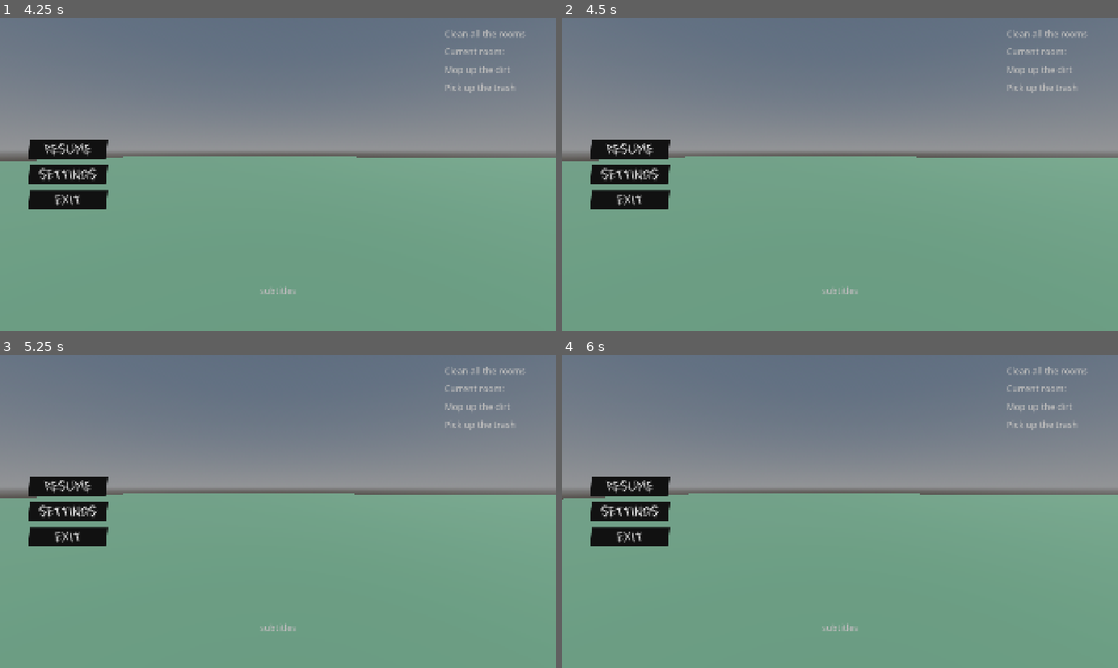
Above: before the commit, frames 1-4 (two rows, left to right).
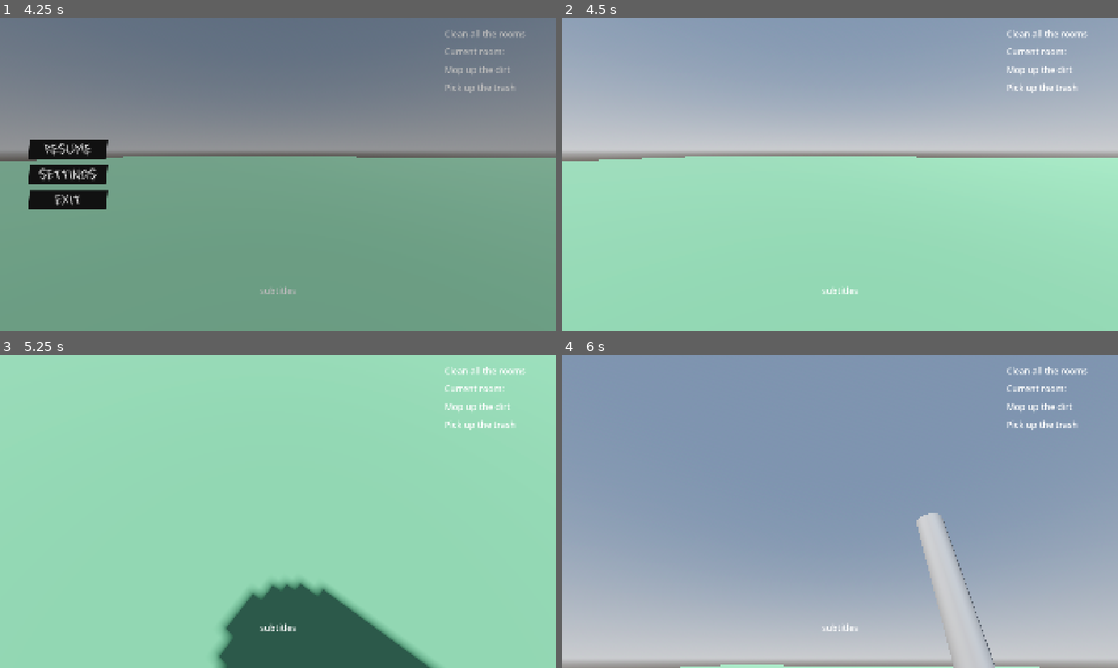
Above: after the commit, the same moments.

Repository: jajszu/Game-Off-2025
Game: Godot game, scene res://Scenes/map.tscn
Two runs of this game, one before a commit and one after it. Both use one fixed random seed, a clock stepped at 60 frames per second and the inputs below.
Inputs (mouse positions are in pixels of both pictures, inside the frame that each line leads up to):
- Up to frame 1 (4.25 s): tap Enter at 0.5 s; move the mouse to (305, 174) at 0.52 s; hold G (drop_item) 0.53-1.28 s; hold W (move_up) from 0.53 s (still down); tap Space (jump) at 0.77, 1.52, 3.02, 3.77 s; move the mouse to (250, 174) at 1.27 s; tap E (interact) at 1.35, 2.85 s; move the mouse to (289, 168) at 2.02 s; hold G (drop_item) 2.03-2.78 s; move the mouse to (272, 180) at 2.77 s; move the mouse to (316, 177) at 3.52 s; hold G (drop_item) from 3.53 s (still down); tap Escape (ui_cancel) at 4.15 s
- Up to frame 2 (4.5 s): release W (move_up) at 4.25 s; release G (drop_item) at 4.25 s; click "Resume" at 4.25 s
- Up to frame 3 (5.25 s): click (66, 511) at 5 s, where only the run before the commit has a clickable "Settings"
- Up to frame 4 (6 s): move the mouse to (673, 464) at 5.77 s; hold A (move_left) from 5.78 s (still down); tap E (interact) at 5.85 s

Frame 1 is identical in both runs. In frame 2, 100% of the frame differs, in the area x 0-100%, y 0-100%; in frame 3, 100%; in frame 4, 100%.

Commit message:
pause menu

Diff:
--- a/Scenes/player.tscn
+++ b/Scenes/player.tscn
@@ -1,8 +1,10 @@
-[gd_scene load_steps=6 format=3 uid="uid://xtuwmeio0bmf"]
+[gd_scene load_steps=8 format=3 uid="uid://xtuwmeio0bmf"]
 
 [ext_resource type="Script" uid="uid://dddqpo44lgkij" path="res://Scripts/player.gd" id="1_v0iea"]
 [ext_resource type="Script" uid="uid://do5of5w1c0soj" path="res://Scripts/inventory.gd" id="2_cvnsp"]
 [ext_resource type="Theme" uid="uid://bh1sqvwywqmho" path="res://main_theme.tres" id="3_6t5aa"]
+[ext_resource type="Script" uid="uid://cdke75jdun61f" path="res://Scripts/pause_menu.gd" id="4_vgqql"]
+[ext_resource type="PackedScene" uid="uid://bodebpdwwrnk2" path="res://Scenes/settings_menu.tscn" id="5_fkybt"]
 
 [sub_resource type="CapsuleMesh" id="CapsuleMesh_f60y1"]
 
@@ -109,7 +111,6 @@
 text = "Pick up the trash"
 
 [node name="PauseMenu" type="Control" parent="."]
-visible = false
 layout_mode = 3
 anchors_preset = 15
 anchor_right = 1.0
@@ -117,6 +118,7 @@
 grow_horizontal = 2
 grow_vertical = 2
 theme = ExtResource("3_6t5aa")
+script = ExtResource("4_vgqql")
 
 [node name="ColorRect" type="ColorRect" parent="PauseMenu"]
 layout_mode = 1
@@ -128,7 +130,7 @@
 mouse_filter = 2
 color = Color(0, 0, 0, 0.27450982)
 
-[node name="VBoxContainer" type="VBoxContainer" parent="PauseMenu"]
+[node name="ButtonsContainer" type="VBoxContainer" parent="PauseMenu"]
 layout_mode = 1
 anchors_preset = 4
 anchor_top = 0.5
@@ -139,14 +141,21 @@
 offset_bottom = 120.5
 grow_vertical = 2
 
-[node name="ResumeButton" type="Button" parent="PauseMenu/VBoxContainer"]
+[node name="ResumeButton" type="Button" parent="PauseMenu/ButtonsContainer"]
 layout_mode = 2
 text = "Resume"
 
-[node name="SettingsButton" type="Button" parent="PauseMenu/VBoxContainer"]
+[node name="SettingsButton" type="Button" parent="PauseMenu/ButtonsContainer"]
 layout_mode = 2
 text = "Settings"
 
-[node name="ExitButton" type="Button" parent="PauseMenu/VBoxContainer"]
+[node name="ExitButton" type="Button" parent="PauseMenu/ButtonsContainer"]
 layout_mode = 2
 text = "Exit"
+
+[node name="SettingsMenu" parent="PauseMenu" instance=ExtResource("5_fkybt")]
+layout_mode = 1
+
+[connection signal="pressed" from="PauseMenu/ButtonsContainer/ResumeButton" to="PauseMenu" method="_on_resume_button_pressed"]
+[connection signal="pressed" from="PauseMenu/ButtonsContainer/SettingsButton" to="PauseMenu" method="_on_settings_button_pressed"]
+[connection signal="pressed" from="PauseMenu/ButtonsContainer/ExitButton" to="PauseMenu" method="_on_exit_button_pressed"]
--- /dev/null
+++ b/Scenes/settings_menu.tscn
@@ -0,0 +1,83 @@
+[gd_scene load_steps=3 format=3 uid="uid://bodebpdwwrnk2"]
+
+[ext_resource type="Theme" uid="uid://bh1sqvwywqmho" path="res://main_theme.tres" id="1_icv2g"]
+[ext_resource type="Script" uid="uid://40ga8bd7oyjk" path="res://Scripts/settings_menu.gd" id="2_8ef0u"]
+
+[node name="SettingsMenu" type="Control"]
+layout_mode = 3
+anchors_preset = 15
+anchor_right = 1.0
+anchor_bottom = 1.0
+grow_horizontal = 2
+grow_vertical = 2
+mouse_filter = 2
+theme = ExtResource("1_icv2g")
+script = ExtResource("2_8ef0u")
+
+[node name="VBoxContainer" type="VBoxContainer" parent="."]
+layout_mode = 1
+anchors_preset = 8
+anchor_left = 0.5
+anchor_top = 0.5
+anchor_right = 0.5
+anchor_bottom = 0.5
+offset_left = -404.25
+offset_top = -52.0
+offset_right = 404.25
+offset_bottom = 52.0
+grow_horizontal = 2
+grow_vertical = 2
+
+[node name="HBoxContainer" type="HBoxContainer" parent="VBoxContainer"]
+layout_mode = 2
+size_flags_vertical = 4
+
+[node name="VolumeLabel" type="Label" parent="VBoxContainer/HBoxContainer"]
+layout_mode = 2
+text = "Volume"
+
+[node name="VolumeSlider" type="HSlider" parent="VBoxContainer/HBoxContainer"]
+custom_minimum_size = Vector2(400, 0)
+layout_mode = 2
+size_flags_horizontal = 10
+size_flags_vertical = 4
+max_value = 1.0
+step = 0.01
+value = 1.0
+
+[node name="HBoxContainer2" type="HBoxContainer" parent="VBoxContainer"]
+layout_mode = 2
+size_flags_vertical = 4
+
+[node name="SensLabel" type="Label" parent="VBoxContainer/HBoxContainer2"]
+layout_mode = 2
+text = "Mouse Sensitivity"
+
+[node name="SensSlider" type="HSlider" parent="VBoxContainer/HBoxContainer2"]
+custom_minimum_size = Vector2(400, 0)
+layout_mode = 2
+size_flags_horizontal = 10
+size_flags_vertical = 4
+min_value = 0.01
+max_value = 2.0
+step = 0.01
+value = 1.0
+
+[node name="SaveButton" type="Button" parent="."]
+layout_mode = 1
+anchors_preset = 8
+anchor_left = 0.5
+anchor_top = 0.5
+anchor_right = 0.5
+anchor_bottom = 0.5
+offset_left = -129.5
+offset_top = 187.0
+offset_right = 129.5
+offset_bottom = 254.0
+grow_horizontal = 2
+grow_vertical = 2
+text = "save"
+
+[connection signal="value_changed" from="VBoxContainer/HBoxContainer/VolumeSlider" to="." method="_on_volume_slider_value_changed"]
+[connection signal="value_changed" from="VBoxContainer/HBoxContainer2/SensSlider" to="." method="_on_sens_slider_value_changed"]
+[connection signal="pressed" from="SaveButton" to="." method="_on_save_button_pressed"]
--- /dev/null
+++ b/Scripts/pause_menu.gd
@@ -0,0 +1,30 @@
+extends Control
+class_name PauseMenu
+
+@onready var settings_menu: SettingsMenu = $SettingsMenu
+@onready var buttons_container: VBoxContainer = $ButtonsContainer
+
+func _ready() -> void:
+	self.visibility_changed.connect(on_visibility_changed)
+
+func on_visibility_changed():
+	if visible:
+		settings_menu.visible = false
+		buttons_container.visible = true
+	else:
+		Settings.settings_changed.emit()
+
+func _on_resume_button_pressed() -> void:
+	visible = false
+
+func _on_exit_button_pressed() -> void:
+	get_tree().quit()
+
+
+func _on_settings_button_pressed() -> void:
+	settings_menu.visible = true
+	buttons_container.visible = false
+
+func close_settings():
+	settings_menu.visible = false
+	buttons_container.visible = true
--- a/Scripts/player.gd
+++ b/Scripts/player.gd
@@ -9,7 +9,7 @@
 @onready var interact_label: Label = $UI/InteractLabel
 @onready var subtitles_label: Label = $UI/SubtitlesLabel
 @onready var inventory: Inventory = $Inventory
-@onready var pause_menu: Control = $PauseMenu
+@onready var pause_menu: PauseMenu = $PauseMenu
 @onready var mop_label: Label = %MopLabel
 @onready var trash_label: Label = %TrashLabel
 @export var mouse_sensitivity: float = 0.01
--- a/Scripts/settings.gd
+++ b/Scripts/settings.gd
@@ -2,4 +2,4 @@
 signal settings_changed
 
 var volume = 0
-var mouse_sens: float = 0.01
+var mouse_sensitivity: float = 0.01
--- /dev/null
+++ b/Scripts/settings_menu.gd
@@ -0,0 +1,16 @@
+extends Control
+class_name SettingsMenu
+
+var master_bus_idx = AudioServer.get_bus_index("Master")
+
+func _on_volume_slider_value_changed(value: float) -> void:
+	AudioServer.set_bus_volume_linear(master_bus_idx, value)
+
+func _on_sens_slider_value_changed(value: float) -> void:
+	Settings.mouse_sensitivity = value / 100
+
+func _on_save_button_pressed() -> void:
+	Settings.settings_changed.emit()
+	var p = get_parent()
+	if p is PauseMenu:
+		p.close_settings()
--- a/main_theme.tres
+++ b/main_theme.tres
@@ -37,5 +37,6 @@
 Button/styles/hover = SubResource("StyleBoxFlat_a2l2q")
 Button/styles/normal = SubResource("StyleBoxFlat_470mv")
 Button/styles/pressed = SubResource("StyleBoxFlat_58jnp")
+HBoxContainer/constants/separation = 50
 Label/font_sizes/font_size = 30
 VBoxContainer/constants/separation = 20
Not shown, added: Scripts/pause_menu.gd.uid
Not shown, added: Scripts/settings_menu.gd.uid
Not shown, added: Scenes/settings_menu.tscn7925047401.tmp
